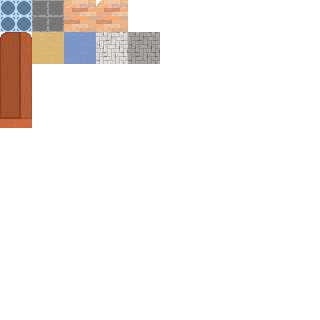
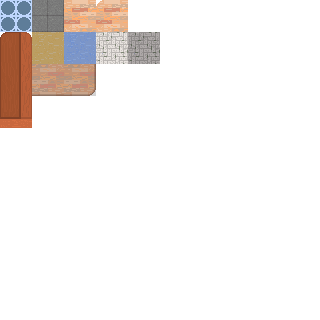
Revision of a layered (320, 320) image; what changed, layer by layer:
pixels changed over 32, 0, 96, 96 (layer not identified)
